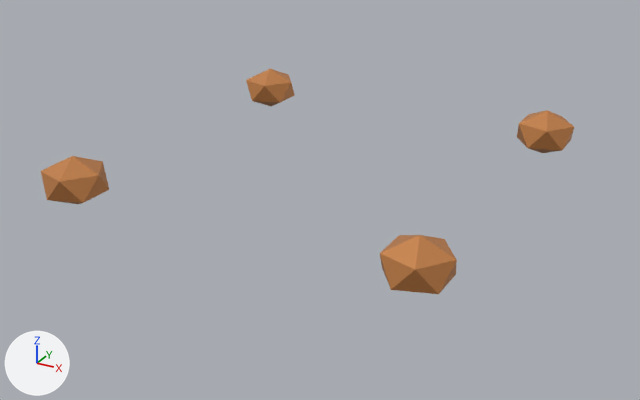
Two versions of the Blender file art/blend/scorpio.blend, one commit apart.
Before and after are seen from a 50 mm camera at (0.94, -1.742, 1.092) aimed at (0.002, -0.036, 0.239). The lights are fixed; the arrows at lower left show +X, +Y and +Z. The picture after the commit comes second. The same objects are shown in both versions, whatever each file hides.

Before the edit, the objects in view are built like this:
```python
ob_inlaid_corner_boss = bpy.data.objects.new('Inlaid corner boss', me_icosphere)
ob_inlaid_corner_boss.parent = ob_scorpio
ob_inlaid_corner_boss.location = (-0.41, -0.41, 0.343)
ob_inlaid_corner_boss.scale = (0.08, 0.08, 0.058)
ob_inlaid_corner_boss_001 = bpy.data.objects.new('Inlaid corner boss.001', me_icosphere_001)
ob_inlaid_corner_boss_001.parent = ob_scorpio
ob_inlaid_corner_boss_001.location = (-0.41, 0.41, 0.343)
ob_inlaid_corner_boss_001.scale = (0.08, 0.08, 0.058)
ob_inlaid_corner_boss_002 = bpy.data.objects.new('Inlaid corner boss.002', me_icosphere_002)
ob_inlaid_corner_boss_002.parent = ob_scorpio
ob_inlaid_corner_boss_002.location = (0.41, -0.41, 0.343)
ob_inlaid_corner_boss_002.scale = (0.08, 0.08, 0.058)
ob_inlaid_corner_boss_003 = bpy.data.objects.new('Inlaid corner boss.003', me_icosphere_003)
ob_inlaid_corner_boss_003.parent = ob_scorpio
ob_inlaid_corner_boss_003.location = (0.41, 0.41, 0.343)
ob_inlaid_corner_boss_003.scale = (0.08, 0.08, 0.058)
```
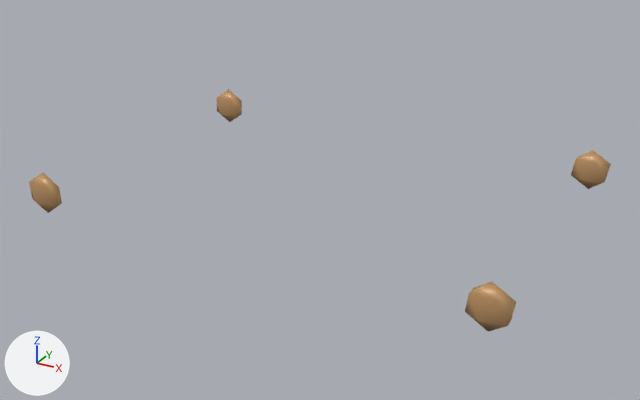
Where the change shows, as pixel boxes [x1, y1, x2, y2] in the pictures (640 x 400 px):
'Inlaid corner boss.002', recoloured, shading changed, moved, rescaled (33% narrower, 17% shorter): before [380, 235, 457, 294]; after [465, 282, 516, 331]
'Inlaid corner boss', recoloured, shading changed, moved, rescaled (51% narrower, 14% shorter): before [41, 156, 109, 204]; after [29, 172, 62, 213]
'Inlaid corner boss.003', recoloured, shading changed, moved, rescaled (29% narrower, 9% shorter): before [517, 110, 574, 153]; after [571, 150, 611, 189]
'Inlaid corner boss.001', recoloured, shading changed, moved, rescaled (48% narrower, 11% shorter): before [246, 69, 295, 106]; after [217, 89, 242, 122]

What the commit changed:
Material 'gold' (mat_gold) is new.
Its base color is (0.546, 0.314, 0.138) (orange #c39868).
Its metallic is 0.17.
Its roughness is 0.45.
me_icosphere has 12 vertices, 20 faces and spans x -0.89..0.89, y -0.85..0.85, z -1.0..1.0.
me_icosphere is used by ob_inlaid_corner_boss; parent ob_scorpio; location (-0.41, -0.41, 0.343); scale (0.08, 0.08, 0.058).
me_icosphere no longer uses material mat_rome_trim (orange #cd884e).
me_icosphere part 1: all faces are now shaded smooth (20 of 20 changed).
me_icosphere gains material mat_gold (orange #c39868).
me_icosphere_001 has 12 vertices, 20 faces and spans x -0.89..0.89, y -0.85..0.85, z -1.0..1.0.
me_icosphere_001 is used by ob_inlaid_corner_boss_001; parent ob_scorpio; location (-0.41, 0.41, 0.343); scale (0.08, 0.08, 0.058).
me_icosphere_001 no longer uses material mat_rome_trim (orange #cd884e).
me_icosphere_001 part 2: all faces are now shaded smooth (20 of 20 changed).
me_icosphere_001 gains material mat_gold (orange #c39868).
me_icosphere_002 has 12 vertices, 20 faces and spans x -0.89..0.89, y -0.85..0.85, z -1.0..1.0.
me_icosphere_002 is used by ob_inlaid_corner_boss_002; parent ob_scorpio; location (0.41, -0.41, 0.343); scale (0.08, 0.08, 0.058).
me_icosphere_002 no longer uses material mat_rome_trim (orange #cd884e).
me_icosphere_002 part 3: all faces are now shaded smooth (20 of 20 changed).
me_icosphere_002 gains material mat_gold (orange #c39868).
me_icosphere_003 has 12 vertices, 20 faces and spans x -0.89..0.89, y -0.85..0.85, z -1.0..1.0.
me_icosphere_003 is used by ob_inlaid_corner_boss_003; parent ob_scorpio; location (0.41, 0.41, 0.343); scale (0.08, 0.08, 0.058).
me_icosphere_003 no longer uses material mat_rome_trim (orange #cd884e).
me_icosphere_003 part 4: all faces are now shaded smooth (20 of 20 changed).
me_icosphere_003 gains material mat_gold (orange #c39868).
Object 'Inlaid corner boss' (ob_inlaid_corner_boss) moves from (-0.41, -0.41, 0.343) to (-0.54, -0.38, 0.275).
Object 'Inlaid corner boss' (ob_inlaid_corner_boss) is rescaled from (0.08, 0.08, 0.058) to (0.052, 0.0198, 0.052).
Object 'Inlaid corner boss.001' (ob_inlaid_corner_boss_001) moves from (-0.41, 0.41, 0.343) to (-0.54, 0.38, 0.275).
Object 'Inlaid corner boss.001' (ob_inlaid_corner_boss_001) is rescaled from (0.08, 0.08, 0.058) to (0.052, 0.0198, 0.052).
Object 'Inlaid corner boss.002' (ob_inlaid_corner_boss_002) moves from (0.41, -0.41, 0.343) to (0.54, -0.38, 0.275).
Object 'Inlaid corner boss.002' (ob_inlaid_corner_boss_002) is rescaled from (0.08, 0.08, 0.058) to (0.052, 0.0198, 0.052).
Object 'Inlaid corner boss.003' (ob_inlaid_corner_boss_003) moves from (0.41, 0.41, 0.343) to (0.54, 0.38, 0.275).
Object 'Inlaid corner boss.003' (ob_inlaid_corner_boss_003) is rescaled from (0.08, 0.08, 0.058) to (0.052, 0.0198, 0.052).
